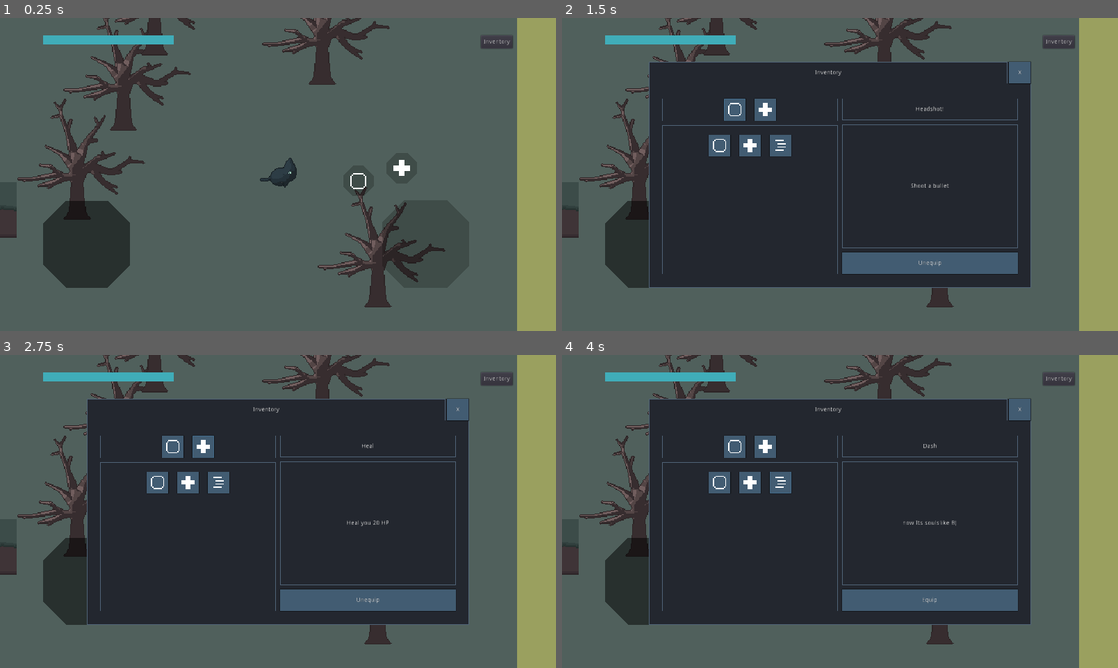
Above: before the commit, frames 1-4 (two rows, left to right).
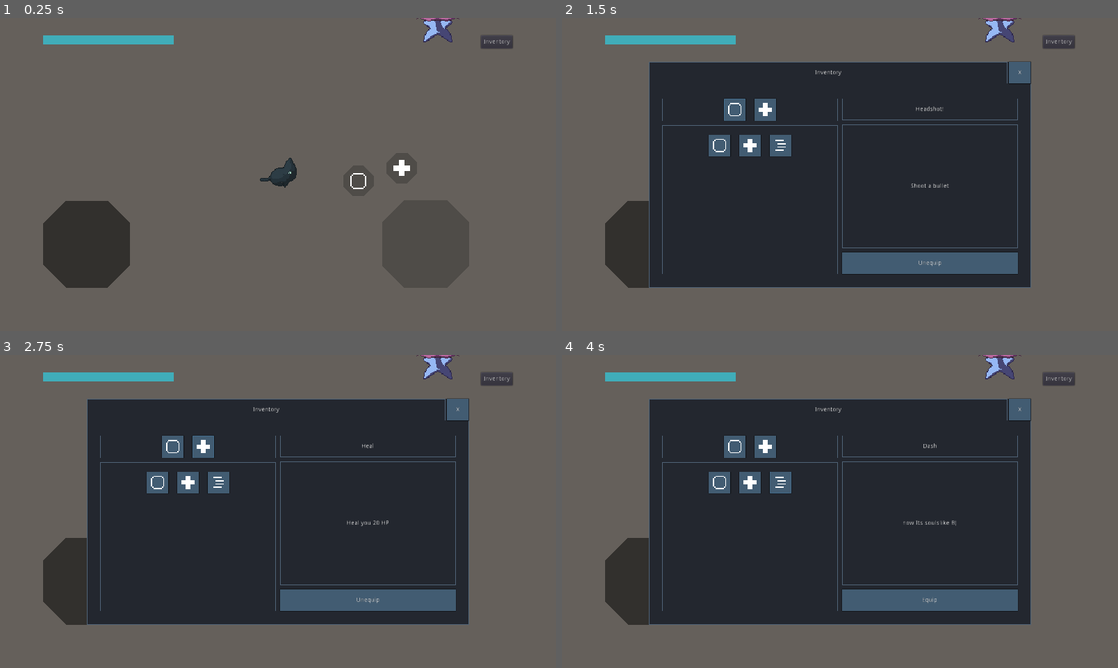
Above: after the commit, the same moments.

Repository: deerformera/neruka
Game: Godot game, scene res://worlds/world.tscn
Same seed, same stepped clock (60 frames per second), same inputs: the game is played once before the commit and once after it.
Inputs (mouse positions are in pixels of both pictures, inside the frame that each line leads up to):
- Up to frame 1 (0.25 s): no input
- Up to frame 2 (1.5 s): click "Inventory" at 0.5 s; click (734, 108) at 1.27 s
- Up to frame 3 (2.75 s): click (205, 445) at 2.02 s
- Up to frame 4 (4 s): click (751, 483) at 2.77 s; click (778, 483) at 3.52 s

The runs differ from the first frame. In frame 1, 14% of the frame differs, in the area x 0-100%, y 0-100%; in frame 2, 11%; in frame 3, 11%; in frame 4, 11%.

Commit message:
cinpho

Diff:
--- /dev/null
+++ b/Node2D.gd
@@ -0,0 +1,7 @@
+extends Node2D
+
+func _ready():
+
+	$Area2D.monitoring = false
+
+	$Area2D/CollisionShape2D.disabled = true
--- a/assets/scenes/global.gd
+++ b/assets/scenes/global.gd
@@ -28,3 +28,16 @@
 func shrink_out():
 	$Control/VB/AnimationPlayer.play_backwards("cinematic")
 	shrinken = false
+
+func chat(nama: String, text: Array):
+	$Dialogue.show()
+	$Dialogue/Panel/M/HB/M/VB/Nama.text = nama
+	for i in text:
+		$Dialogue/Panel/M/HB/M/VB/Text.visible_characters = 0
+		$Dialogue/Panel/M/HB/M/VB/Text.text = i
+		while $Dialogue/Panel/M/HB/M/VB/Text.visible_characters < i.length():
+			$Dialogue/Panel/M/HB/M/VB/Text.visible_characters += 1
+			yield(get_tree().create_timer(0.05), "timeout")
+		yield(get_tree().create_timer(1), "timeout")
+
+	$Dialogue.hide()
--- a/assets/scenes/global.tscn
+++ b/assets/scenes/global.tscn
@@ -89,15 +89,18 @@
 }
 
 [node name="Global" type="CanvasLayer"]
+layer = 2
 script = ExtResource( 1 )
 
 [node name="BlackScreen" type="Control" parent="."]
 anchor_right = 1.0
 anchor_bottom = 1.0
+mouse_filter = 2
 
 [node name="ColorRect" type="ColorRect" parent="BlackScreen"]
 anchor_right = 1.0
 anchor_bottom = 1.0
+mouse_filter = 2
 color = Color( 0, 0, 0, 0 )
 
 [node name="AnimationPlayer" type="AnimationPlayer" parent="BlackScreen"]
@@ -107,14 +110,17 @@
 [node name="Control" type="Control" parent="."]
 anchor_right = 1.0
 anchor_bottom = 1.0
+mouse_filter = 2
 
 [node name="VB" type="VBoxContainer" parent="Control"]
 anchor_right = 1.0
 anchor_bottom = 1.0
+mouse_filter = 2
 alignment = 1
 
 [node name="Up" type="ColorRect" parent="Control/VB"]
 margin_right = 1280.0
+mouse_filter = 2
 size_flags_vertical = 2
 color = Color( 0, 0, 0, 1 )
 
@@ -122,9 +128,88 @@
 margin_top = 720.0
 margin_right = 1280.0
 margin_bottom = 720.0
+mouse_filter = 2
 size_flags_vertical = 0
 color = Color( 0, 0, 0, 1 )
 
 [node name="AnimationPlayer" type="AnimationPlayer" parent="Control/VB"]
 anims/RESET = SubResource( 4 )
 anims/cinematic = SubResource( 3 )
+
+[node name="Dialogue" type="MarginContainer" parent="."]
+visible = false
+anchor_right = 1.0
+anchor_bottom = 1.0
+mouse_filter = 2
+custom_constants/margin_right = 200
+custom_constants/margin_top = 50
+custom_constants/margin_left = 200
+custom_constants/margin_bottom = 32
+
+[node name="Panel" type="PanelContainer" parent="Dialogue"]
+margin_left = 200.0
+margin_top = 432.0
+margin_right = 1080.0
+margin_bottom = 688.0
+rect_min_size = Vector2( 0, 256 )
+mouse_filter = 2
+size_flags_vertical = 8
+
+[node name="M" type="MarginContainer" parent="Dialogue/Panel"]
+margin_left = 7.0
+margin_top = 7.0
+margin_right = 873.0
+margin_bottom = 249.0
+custom_constants/margin_right = 20
+custom_constants/margin_top = 20
+custom_constants/margin_left = 20
+custom_constants/margin_bottom = 20
+
+[node name="HB" type="HBoxContainer" parent="Dialogue/Panel/M"]
+margin_left = 20.0
+margin_top = 20.0
+margin_right = 846.0
+margin_bottom = 222.0
+mouse_filter = 2
+
+[node name="ColorRect" type="ColorRect" parent="Dialogue/Panel/M/HB"]
+margin_top = 5.0
+margin_right = 192.0
+margin_bottom = 197.0
+rect_min_size = Vector2( 192, 192 )
+mouse_filter = 2
+size_flags_horizontal = 0
+size_flags_vertical = 4
+
+[node name="M" type="MarginContainer" parent="Dialogue/Panel/M/HB"]
+margin_left = 196.0
+margin_right = 826.0
+margin_bottom = 202.0
+mouse_filter = 2
+size_flags_horizontal = 3
+size_flags_vertical = 3
+custom_constants/margin_right = 20
+custom_constants/margin_top = 20
+custom_constants/margin_left = 20
+custom_constants/margin_bottom = 20
+
+[node name="VB" type="VBoxContainer" parent="Dialogue/Panel/M/HB/M"]
+margin_left = 20.0
+margin_top = 20.0
+margin_right = 610.0
+margin_bottom = 182.0
+
+[node name="Nama" type="Label" parent="Dialogue/Panel/M/HB/M/VB"]
+margin_right = 590.0
+margin_bottom = 32.0
+rect_min_size = Vector2( 0, 32 )
+size_flags_horizontal = 3
+size_flags_vertical = 0
+valign = 1
+
+[node name="Text" type="Label" parent="Dialogue/Panel/M/HB/M/VB"]
+margin_top = 36.0
+margin_right = 590.0
+margin_bottom = 162.0
+size_flags_vertical = 3
+text = "asdasd"
--- a/characters/cat/cat.gd
+++ b/characters/cat/cat.gd
@@ -83,10 +83,10 @@
 	self.health = clamp(self.health + val, 0, base.health)
 	emit_signal("health_changed")
 
-func cutscene_start(animation_name: String, camera_position = Vector2()):
+func cutscene_start(animation_name: String, camera_position = self.global_position):
 	$AnimationTree.active = false
 	$AnimationPlayer.play(animation_name)
-#	Global.shrink_in()
+	$HUD.hide()
 	var tw = create_tween()
 	tw.tween_property($Camera2D, "global_position", camera_position, 2).set_trans(Tween.TRANS_QUAD).set_ease(Tween.EASE_IN_OUT)
 	yield(tw, "finished")
@@ -94,7 +94,7 @@
 
 func cutscene_stop():
 	$AnimationPlayer.stop()
-#	Global.shrink_out()
+	$HUD.show()
 	var tw = create_tween()
 	tw.tween_property($Camera2D, "global_position", self.global_position, 1).set_trans(Tween.TRANS_QUAD).set_ease(Tween.EASE_IN_OUT)
 	yield(tw, "finished")
--- a/characters/cat/tabs/forge.gd
+++ b/characters/cat/tabs/forge.gd
@@ -7,35 +7,35 @@
 var data: Array
 
 func _ready():
-    $Margin/Panel/VBox/HBox/CloseButton.connect("pressed", self, "close")
-    $Margin/Panel/VBox/Margin/HBox/VBox/ForgeButton.connect("pressed", self, "forge")
-    $Margin/Panel/VBox/Margin/HBox/VBox/ForgeButton.disabled = true
-    items()
+	$Margin/Panel/VBox/HBox/CloseButton.connect("pressed", self, "close")
+	$Margin/Panel/VBox/Margin/HBox/VBox/ForgeButton.connect("pressed", self, "forge")
+	$Margin/Panel/VBox/Margin/HBox/VBox/ForgeButton.disabled = true
+	items()
 
 func close(): self.queue_free()
 
 func items():
-    var container = $Margin/Panel/VBox/Margin/HBox/Scroll/Items
-    for i in Utils.knowledges.size():
-        data.append(Utils.get_ability(Utils.knowledges[i]))
-        var item_ins = item.instance()
-        item_ins.get_node("M/Label").text = str(data[i].price)
-        item_ins.get_node("M/TextureRect").texture = load("res://assets/abilities/"+str(Utils.knowledges[i])+".png")
-        item_ins.connect("pressed", self, "item_pressed", [i])
-        container.add_child(item_ins)
+	var container = $Margin/Panel/VBox/Margin/HBox/Scroll/Items
+	for i in Utils.knowledges.size():
+		data.append(Utils.get_ability(Utils.knowledges[i]))
+		var item_ins = item.instance()
+		item_ins.get_node("M/Label").text = str(data[i].price)
+		item_ins.get_node("M/TextureRect").texture = load("res://assets/abilities/"+str(Utils.knowledges[i])+".png")
+		item_ins.connect("pressed", self, "item_pressed", [i])
+		container.add_child(item_ins)
 
 func item_pressed(index):
-    var forge = $Margin/Panel/VBox/Margin/HBox/VBox/ForgeButton
-    selected = Utils.knowledges[index]
-    if Utils.abilities.has(Utils.knowledges[index]):
-        forge.disabled = true
-    else: forge.disabled = false
-    if Utils.orbs < data[index].price: forge.disabled = true
-    else: forge.disabled = false
+	var forge = $Margin/Panel/VBox/Margin/HBox/VBox/ForgeButton
+	selected = Utils.knowledges[index]
+	if Utils.abilities.has(Utils.knowledges[index]):
+		forge.disabled = true
+	else: forge.disabled = false
+	if Utils.orbs < data[index].price: forge.disabled = true
+	else: forge.disabled = false
 
-    $Margin/Panel/VBox/Margin/HBox/VBox/Name.text = data[index].name
-    $Margin/Panel/VBox/Margin/HBox/VBox/Desc.text = data[index].desc
-    $Margin/Panel/VBox/Margin/HBox/VBox/Price.text = "required: " + str(data[index].price) + "\navailable: " + str(Utils.orbs)
+	$Margin/Panel/VBox/Margin/HBox/VBox/Name.text = data[index].name
+	$Margin/Panel/VBox/Margin/HBox/VBox/Desc.text = data[index].desc
+	$Margin/Panel/VBox/Margin/HBox/VBox/Price.text = "required: " + str(data[index].price) + "\navailable: " + str(Utils.orbs)
 
 func forge():
-    Utils.learn(selected)
+	Utils.learn(selected)
--- /dev/null
+++ b/characters/cinpho/cinpho-bullet.gd
@@ -0,0 +1,26 @@
+extends Sprite
+
+onready var bullet = preload("res://characters/cinpho/cinpho-subbullet.tscn")
+
+var dir = Vector2()
+
+func _ready():
+	self.rotation = dir.angle() + (PI / 4)
+	var tw = create_tween()
+	dir = dir * 200
+	tw.tween_property(self, "position", dir, 1).set_trans(Tween.TRANS_QUAD).set_ease(Tween.EASE_OUT)
+	create_tween().tween_property(self, "rotation", rotation + (PI * 4), 1).set_trans(Tween.TRANS_CIRC).set_ease(Tween.EASE_OUT)
+
+	yield(tw, "finished")
+
+	var dirs = [Vector2.UP, Vector2.DOWN, Vector2.RIGHT, Vector2.LEFT]
+
+	for i in dirs:
+		i = i as Vector2
+		var sub_bullet = bullet.instance()
+		sub_bullet.dir = i.rotated(dir.angle())
+		sub_bullet.position = self.position
+		get_parent().add_child(sub_bullet)
+
+
+	queue_free()
--- /dev/null
+++ b/characters/cinpho/cinpho-bullet.tscn
@@ -0,0 +1,8 @@
+[gd_scene load_steps=3 format=2]
+
+[ext_resource path="res://characters/cinpho/cinpho-bullet.png" type="Texture" id=1]
+[ext_resource path="res://characters/cinpho/cinpho-bullet.gd" type="Script" id=2]
+
+[node name="CinphoBullet" type="Sprite"]
+texture = ExtResource( 1 )
+script = ExtResource( 2 )
--- /dev/null
+++ b/characters/cinpho/cinpho-subbullet.gd
@@ -0,0 +1,13 @@
+extends Area2D
+
+var dir: Vector2
+
+func _ready():
+	yield(get_tree().create_timer(3),"timeout")
+	self.queue_free()
+
+func entered(body):
+	body.emit_signal("damaged", 5)
+
+func _physics_process(delta):
+	self.position += dir * 2
--- /dev/null
+++ b/characters/cinpho/cinpho-subbullet.tscn
@@ -0,0 +1,21 @@
+[gd_scene load_steps=4 format=2]
+
+[ext_resource path="res://characters/cinpho/cinpho-subbullet.png" type="Texture" id=1]
+[ext_resource path="res://characters/cinpho/cinpho-subbullet.gd" type="Script" id=2]
+
+[sub_resource type="RectangleShape2D" id=1]
+extents = Vector2( 2, 2 )
+
+[node name="CinphoSubBullet" type="Area2D"]
+z_index = 2
+collision_layer = 0
+collision_mask = 2
+script = ExtResource( 2 )
+
+[node name="CollisionShape2D" type="CollisionShape2D" parent="."]
+shape = SubResource( 1 )
+
+[node name="Sprite" type="Sprite" parent="."]
+texture = ExtResource( 1 )
+
+[connection signal="body_entered" from="." to="." method="entered"]
--- /dev/null
+++ b/characters/cinpho/cinpho.gd
@@ -0,0 +1,17 @@
+extends Character
+
+onready var cat = Global.get_cat()
+onready var bullet = preload("res://characters/cinpho/cinpho-bullet.tscn")
+
+func shoot():
+	if cat == null:
+		animstate.travel("idle")
+		return
+	var bullet_ins = bullet.instance()
+	bullet_ins.dir = (cat.global_position - (self.global_position + Vector2(0, -20))).normalized()
+	bullet_ins.position.y -= 20
+	add_child(bullet_ins)
+
+func entered(body: Character):
+	$EnterArea/CollisionShape2D.set_deferred("disabled", true)
+	animstate.travel("shoot")
--- /dev/null
+++ b/characters/cinpho/cinpho.tscn
@@ -0,0 +1,125 @@
+[gd_scene load_steps=14 format=2]
+
+[ext_resource path="res://characters/cinpho/cinpho.png" type="Texture" id=1]
+[ext_resource path="res://characters/cinpho/cinpho.gd" type="Script" id=2]
+
+[sub_resource type="RectangleShape2D" id=1]
+
+[sub_resource type="Animation" id=5]
+length = 0.001
+tracks/0/type = "value"
+tracks/0/path = NodePath("Sprite:frame")
+tracks/0/interp = 1
+tracks/0/loop_wrap = true
+tracks/0/imported = false
+tracks/0/enabled = true
+tracks/0/keys = {
+"times": PoolRealArray( 0 ),
+"transitions": PoolRealArray( 1 ),
+"update": 0,
+"values": [ 0 ]
+}
+
+[sub_resource type="Animation" id=4]
+resource_name = "idle"
+tracks/0/type = "value"
+tracks/0/path = NodePath("Sprite:frame")
+tracks/0/interp = 1
+tracks/0/loop_wrap = true
+tracks/0/imported = false
+tracks/0/enabled = true
+tracks/0/keys = {
+"times": PoolRealArray( 0 ),
+"transitions": PoolRealArray( 1 ),
+"update": 1,
+"values": [ 0 ]
+}
+
+[sub_resource type="Animation" id=6]
+resource_name = "shoot"
+length = 2.0
+loop = true
+step = 0.05
+tracks/0/type = "value"
+tracks/0/path = NodePath("Sprite:frame")
+tracks/0/interp = 1
+tracks/0/loop_wrap = true
+tracks/0/imported = false
+tracks/0/enabled = true
+tracks/0/keys = {
+"times": PoolRealArray( 0, 0.3, 0.35, 0.4, 0.95, 1 ),
+"transitions": PoolRealArray( 1, 1, 1, 1, 1, 1 ),
+"update": 1,
+"values": [ 0, 1, 2, 3, 1, 0 ]
+}
+tracks/1/type = "method"
+tracks/1/path = NodePath(".")
+tracks/1/interp = 1
+tracks/1/loop_wrap = true
+tracks/1/imported = false
+tracks/1/enabled = true
+tracks/1/keys = {
+"times": PoolRealArray( 1 ),
+"transitions": PoolRealArray( 1 ),
+"values": [ {
+"args": [  ],
+"method": "shoot"
+} ]
+}
+
+[sub_resource type="AnimationNodeAnimation" id=8]
+animation = "idle"
+
+[sub_resource type="AnimationNodeAnimation" id=9]
+animation = "shoot"
+
+[sub_resource type="AnimationNodeStateMachineTransition" id=10]
+
+[sub_resource type="AnimationNodeStateMachineTransition" id=11]
+switch_mode = 2
+
+[sub_resource type="AnimationNodeStateMachine" id=2]
+states/idle/node = SubResource( 8 )
+states/idle/position = Vector2( 529, 114 )
+states/shoot/node = SubResource( 9 )
+states/shoot/position = Vector2( 699, 114 )
+transitions = [ "idle", "shoot", SubResource( 10 ), "shoot", "idle", SubResource( 11 ) ]
+start_node = "idle"
+
+[sub_resource type="AnimationNodeStateMachinePlayback" id=3]
+
+[sub_resource type="CircleShape2D" id=7]
+radius = 200.0
+
+[node name="Cinpho" type="KinematicBody2D"]
+collision_layer = 4
+collision_mask = 0
+script = ExtResource( 2 )
+health = 5
+
+[node name="CollisionShape2D" type="CollisionShape2D" parent="."]
+shape = SubResource( 1 )
+
+[node name="Sprite" type="Sprite" parent="."]
+texture = ExtResource( 1 )
+hframes = 4
+
+[node name="AnimationPlayer" type="AnimationPlayer" parent="."]
+anims/RESET = SubResource( 5 )
+anims/idle = SubResource( 4 )
+anims/shoot = SubResource( 6 )
+
+[node name="AnimationTree" type="AnimationTree" parent="."]
+tree_root = SubResource( 2 )
+anim_player = NodePath("../AnimationPlayer")
+active = true
+parameters/playback = SubResource( 3 )
+
+[node name="EnterArea" type="Area2D" parent="."]
+collision_layer = 0
+collision_mask = 2
+
+[node name="CollisionShape2D" type="CollisionShape2D" parent="EnterArea"]
+shape = SubResource( 7 )
+
+[connection signal="body_entered" from="EnterArea" to="." method="entered"]
--- a/worlds/maps/savanna.tscn
+++ b/worlds/maps/savanna.tscn
@@ -182,6 +182,7 @@
 
 [node name="Pincho" parent="Creatures" groups=["pincho"] instance=ExtResource( 2 )]
 position = Vector2( -1152, 136 )
+health = 2
 
 [node name="Tortoise" parent="Creatures" instance=ExtResource( 3 )]
 position = Vector2( -135, 190 )
--- a/worlds/maps/tundra.tscn
+++ b/worlds/maps/tundra.tscn
@@ -179,4 +179,4 @@
 [node name="Props" type="TileMap" parent="."]
 tile_set = SubResource( 6 )
 format = 1
-tile_data = PoolIntArray( 720896, 0, 0, 720897, 0, 0, 720898, 0, 0, 720899, 0, 0, 983033, 0, 0, 917514, 0, 0, 1048569, 0, 0, 983050, 0, 0, 1114105, 0, 0, 1048586, 0, 0, 1179641, 0, 0, 1114122, 0, 0 )
+tile_data = PoolIntArray( 720896, 0, 0, 720897, 0, 0, 720898, 0, 0, 720899, 0, 0, 983033, 0, 0, 1048569, 0, 0, 1114105, 0, 0, 1179641, 0, 0 )
--- a/worlds/scenes/01-rika-appearance.gd
+++ b/worlds/scenes/01-rika-appearance.gd
@@ -3,6 +3,7 @@
 onready var cat = Global.get_cat()
 
 var entered = false
+var completed = false
 
 func _ready():
 	$StartArea.connect("body_entered", self, "start_entered")
@@ -19,7 +20,10 @@
 
 func end_entered(body):
 	$EndArea.queue_free()
-	cat.cutscene_start("idle_up", $KnockPoint.global_position)
+	$Path2D/PathFollow2D.unit_offset = 1
+	$Rika.global_position = $Path2D/PathFollow2D.global_position
+	entered = false
+	cat.cutscene_start("idle_up")
 	var tw = create_tween()
 	tw.tween_property($Rika, "global_position", $KnockPoint.global_position, 1)
 	yield(get_tree().create_timer(2), "timeout")
@@ -27,17 +31,31 @@
 	yield(get_tree().create_timer(3), "timeout")
 	cat.cutscene_stop()
 
-	var pincho = get_tree().get_nodes_in_group("pincho")[0]
-	pincho.connect("died", self, "post_boss")
+	get_tree().get_nodes_in_group("pincho")[0].connect("died", self, "post_boss")
 
 func post_boss():
-	$PostBoss.show()
+	$PostBoss/Down/CollisionShape2D.set_deferred("disabled", false)
+	$PostBoss/Right/CollisionShape2D.set_deferred("disabled", false)
+	var savanna = get_tree().get_nodes_in_group("map").find("Savanna")
+	print(savanna)
 
 func post_boss_down(body):
-	print("down")
+	$PostBoss.queue_free()
+	yield(cat.cutscene_start("idle_down", $Rika.global_position), "completed")
+	yield(Global.chat("Rika", ["Terima kasih telah menyelamatkanku.", "ikutlah sebentar"]), "completed")
+	cat.cutscene_stop()
 
 func post_boss_right(body):
-	print("right")
+	$PostBoss.queue_free()
+
+	$Rika.global_position = $PinchoPoint.global_position
+
+	yield(cat.cutscene_start("idle_left", Global.get_between(cat.global_position, $Rika.global_position)), "completed")
+	yield(Global.chat("Rika", ["hei tunggu!", "aku belum bilang terima kasih", "ikutlah sebentar"]), "completed")
+	cat.cutscene_stop()
+
+	var savanna = get_tree().get_nodes_in_group("map").find("Savanna")
+
 
 func _physics_process(delta):
 	if entered:
--- a/worlds/scenes/01-rika-appearance.tscn
+++ b/worlds/scenes/01-rika-appearance.tscn
@@ -15,7 +15,7 @@
 extents = Vector2( 200, 200 )
 
 [sub_resource type="RectangleShape2D" id=7]
-extents = Vector2( 200, 200 )
+extents = Vector2( 200, 100 )
 
 [sub_resource type="RectangleShape2D" id=8]
 extents = Vector2( 200, 200 )
@@ -53,7 +53,6 @@
 position = Vector2( 608, -1087 )
 
 [node name="PostBoss" type="Node2D" parent="."]
-visible = false
 
 [node name="Down" type="Area2D" parent="PostBoss"]
 position = Vector2( 608, -600 )
@@ -61,7 +60,9 @@
 collision_mask = 2
 
 [node name="CollisionShape2D" type="CollisionShape2D" parent="PostBoss/Down"]
+position = Vector2( -16, 176 )
 shape = SubResource( 7 )
+disabled = true
 
 [node name="Right" type="Area2D" parent="PostBoss"]
 position = Vector2( 1128, -1088 )
@@ -70,3 +71,4 @@
 
 [node name="CollisionShape2D" type="CollisionShape2D" parent="PostBoss/Right"]
 shape = SubResource( 8 )
+disabled = true
--- a/worlds/world.tscn
+++ b/worlds/world.tscn
@@ -1,29 +1,31 @@
-[gd_scene load_steps=6 format=2]
+[gd_scene load_steps=7 format=2]
 
 [ext_resource path="res://worlds/maps/grora.tscn" type="PackedScene" id=1]
 [ext_resource path="res://characters/cat/cat.tscn" type="PackedScene" id=2]
 [ext_resource path="res://worlds/maps/savanna.tscn" type="PackedScene" id=3]
 [ext_resource path="res://worlds/maps/tundra.tscn" type="PackedScene" id=4]
 [ext_resource path="res://worlds/scenes/01-rika-appearance.tscn" type="PackedScene" id=5]
+[ext_resource path="res://characters/cinpho/cinpho.tscn" type="PackedScene" id=6]
 
 [node name="World" type="Node2D"]
 
 [node name="Cat" parent="." instance=ExtResource( 2 )]
-position = Vector2( 1773, 1207 )
+position = Vector2( 4048, -2688 )
 
 [node name="Maps" type="Node2D" parent="."]
 
-[node name="Grora" parent="Maps" instance=ExtResource( 1 )]
+[node name="Grora" parent="Maps" groups=["map"] instance=ExtResource( 1 )]
 
-[node name="Savanna" parent="Maps" instance=ExtResource( 3 )]
+[node name="Savanna" parent="Maps" groups=["map"] instance=ExtResource( 3 )]
 position = Vector2( 4096, 0 )
 
-[node name="Tundra" parent="Maps" instance=ExtResource( 4 )]
+[node name="Tundra" parent="Maps" groups=["map"] instance=ExtResource( 4 )]
 position = Vector2( 4096, -4096 )
+
+[node name="Cinpho" parent="Maps" instance=ExtResource( 6 )]
+position = Vector2( 4232, -2856 )
 
 [node name="Scenes" type="Node2D" parent="."]
 
 [node name="RikaAppearance" parent="Scenes" instance=ExtResource( 5 )]
 position = Vector2( 2336, 1216 )
-
-[node name="AnimationPlayer" type="AnimationPlayer" parent="."]
Binary file added: characters/cinpho/cinpho-bullet.png
Not shown, added: characters/cinpho/cinpho-bullet.png.import
Binary file added: characters/cinpho/cinpho-subbullet-light.png
Not shown, added: characters/cinpho/cinpho-subbullet-light.png.import
Binary file added: characters/cinpho/cinpho-subbullet.png
Not shown, added: characters/cinpho/cinpho-subbullet.png.import
Binary file added: characters/cinpho/cinpho.png
Not shown, added: characters/cinpho/cinpho.png.import
Binary file added: worlds/maps/savanna-props.png
Not shown, added: worlds/maps/savanna-props.png.import
